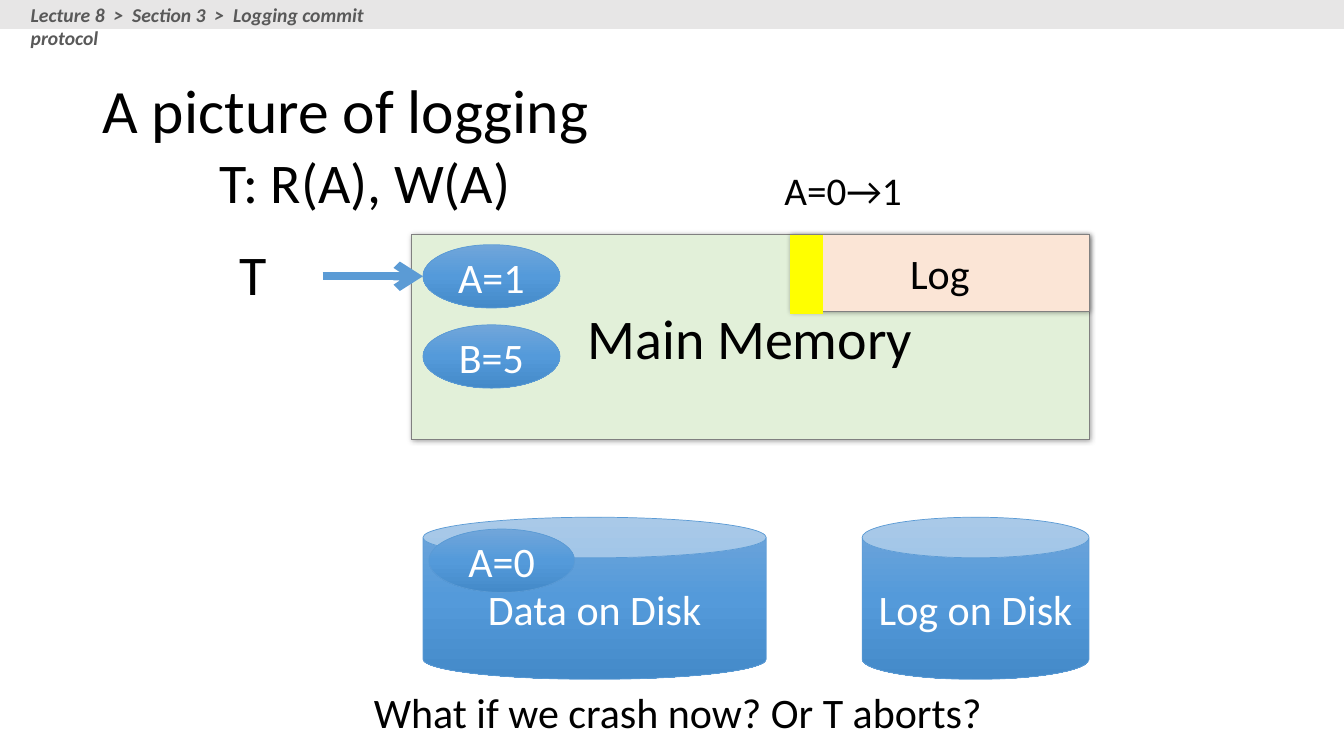
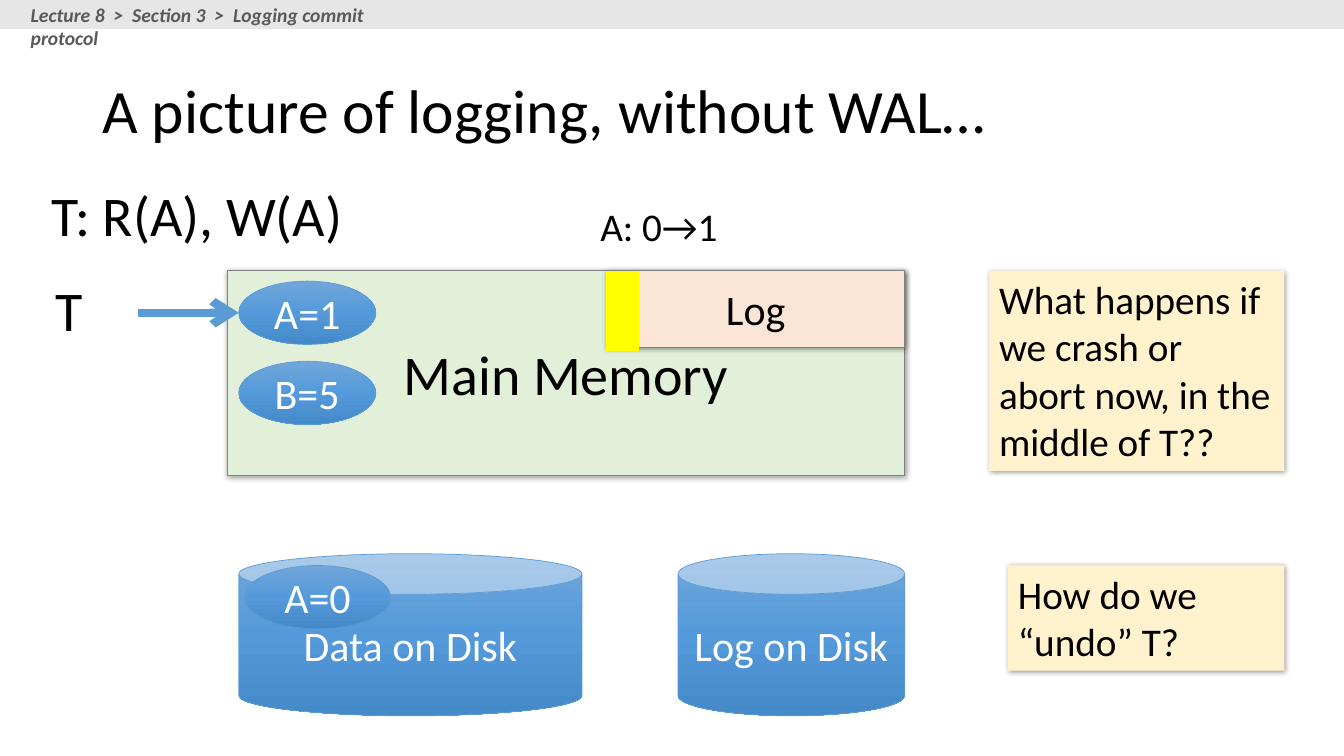
Before and after one commit to XIEQ/cs145-notebooks, a slide deck: slide 47 of lecture-8-9/Lectures_8_9_TXNs.pptx (slide 46 before the commit). Drawn at 1344x756 pixels with LibreOffice and Linux fonts; fonts in the diff are those of the drawing. Boxes give left, top, right and bottom in pixels: in the first picture for what was removed or moved away, otherwise in the second. Text is boxed around its words. In the diff, an @@ line names an element or a change of style, - is before the commit and + after.

```diff
--- a/lecture-8-9/Lectures_8_9_TXNs.pptx
+++ b/lecture-8-9/Lectures_8_9_TXNs.pptx
@@ title at bbox=[102, 90, 985, 144]: text changed @@
-A picture of logging
+A picture of logging, without WAL…
@@ text "T: R(A), W(A)": place and size @@
-text "T: R(A), W(A)" at bbox=[220, 162, 510, 211]
+text "T: R(A), W(A)" at bbox=[52, 195, 342, 244]
@@ text at bbox=[600, 215, 717, 242]: text changed @@
-A=0→1
+A: 0→1
@@ 3 rectangles, 3 ellipses, 2 cylinders, 1 text, 1 arrow: place and size @@
-3 rectangles, 3 ellipses, 2 cylinders, 1 text, 1 arrow at bbox=[239, 234, 1090, 680]
+3 rectangles, 3 ellipses, 2 cylinders, 1 text, 1 arrow at bbox=[55, 271, 905, 716]
@@ rectangle added at bbox=[989, 271, 1285, 472], fill #FFF2CC, 28 pt, text #000000 @@
+What happens if we crash or abort now, in the middle of T??
@@ rectangle added at bbox=[1008, 566, 1285, 670], fill #FFF2CC, 28 pt, text #000000 @@
+How do we “undo” T?
@@ text removed at bbox=[374, 699, 982, 729] @@
-What if we crash now? Or T aborts?
```
Also in this commit, not shown: 25 other slides changed, 1 slide added, 2 slides removed, 1 other file.
